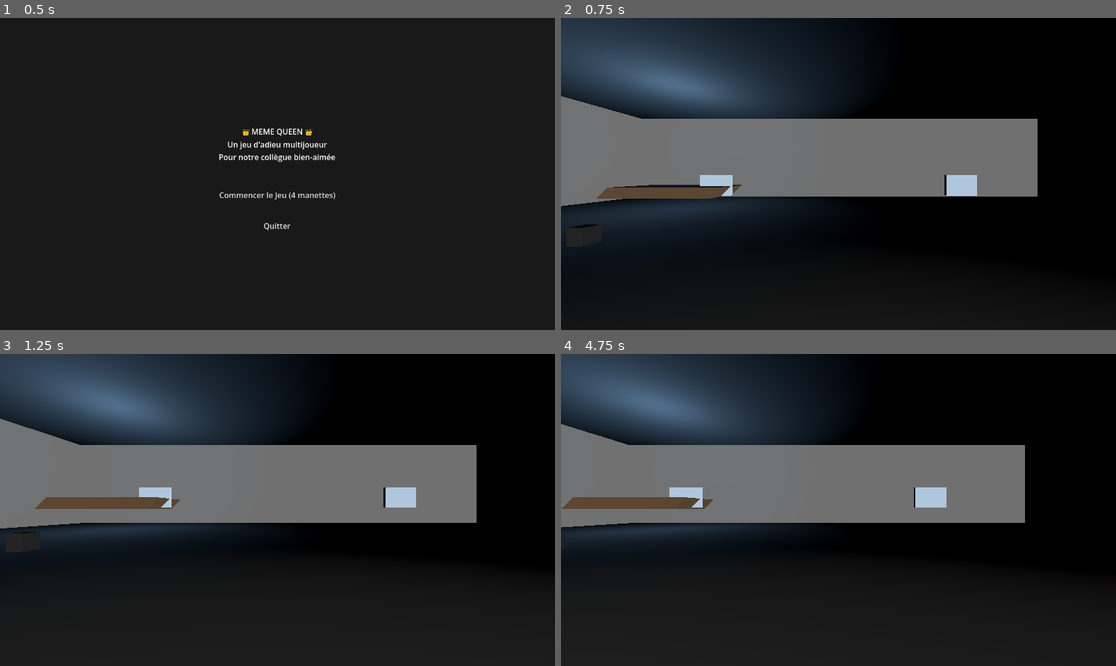
Above: before the commit, frames 1-4 (two rows, left to right).
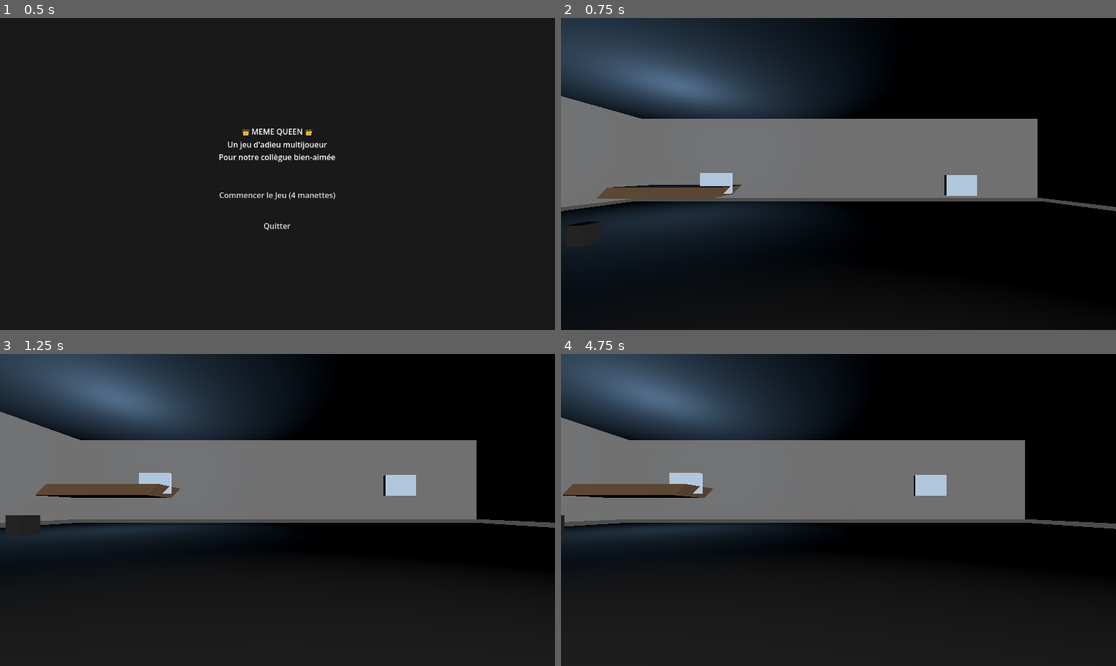
Above: after the commit, the same moments.

Repository: ArKZbeb/jeuApoorva
Game: Godot game, scene res://scenes/menu.tscn
Same seed, same stepped clock (60 frames per second), same inputs: the game is played once before the commit and once after it.
Inputs (mouse positions are in pixels of both pictures, inside the frame that each line leads up to):
- Up to frame 1 (0.5 s): no input
- Up to frame 2 (0.75 s): click "Commencer le Jeu (4 manettes)" at 0.5 s
- Up to frame 3 (1.25 s): no input
- Up to frame 4 (4.75 s): tap Enter (ui_accept) at 1.25, 1.52, 2.27, 3.5, 3.77, 4.52 s; move the mouse to (960, 494) at 1.27 s; hold Right (ui_right) 1.28-2.03 s; tap Space at 1.35, 4.35 s; click (960, 494) at 1.42 s; move the mouse to (727, 525) at 2.02 s; hold Down (ui_down) 2.03-2.78 s; tap E at 2.1 s; move the mouse to (894, 441) at 2.77 s; hold Right (ui_right) 2.78-3.53 s; hold Q 2.78-3.53 s; move the mouse to (810, 572) at 3.52 s; hold Up (ui_up) 3.53-4.28 s; tap Z at 3.6 s; click (810, 572) at 3.67 s; move the mouse to (1005, 556) at 4.27 s; hold Left (ui_left) from 4.28 s (still down)

Frame 1 is identical in both runs. In frame 2, 1.7% of the frame differs, in the area x 0-100%, y 49-68%; in frame 3, 5.3%, in the area x 0-100%, y 18-58%; in frame 4, 5.2%.

Commit message:
Fix ground collision - remove misaligned Y offsets causing physics failures
- Removed Y offset from Ground mesh and collision in bureau and salle_aventures
- Ground collision now properly aligned with visual representation
- Should resolve player floating and objects not colliding with ground
- Physics raycasts will now correctly detect ground surface

Diff:
--- a/godot_jeu/scenes/bureau.tscn
+++ b/godot_jeu/scenes/bureau.tscn
@@ -198,7 +198,7 @@
 [node name="ModernDecor" type="Node3D" parent="." unique_id=1234567890]
 
 [node name="Chair1" type="StaticBody3D" parent="ModernDecor"]
-transform = Transform3D(0.6, 0, 0, 0, 0.8, 0, 0, 0, 0.6, -10, 0.4, -8)
+transform = Transform3D(0.6, 0, 0, 0, 0.8, 0, 0, 0, 0.6, -10, 0.5, -8)
 
 [node name="Mesh" type="MeshInstance3D" parent="ModernDecor/Chair1"]
 mesh = SubResource("BoxMesh_1")
@@ -208,7 +208,7 @@
 shape = SubResource("BoxShape3D_1")
 
 [node name="Monitor1" type="StaticBody3D" parent="ModernDecor"]
-transform = Transform3D(1.5, 0, 0, 0, 1, 0, 0, 0, 0.2, -6, 2.3, -10)
+transform = Transform3D(1.5, 0, 0, 0, 1, 0, 0, 0, 0.2, -6, 2.4, -10)
 
 [node name="Mesh" type="MeshInstance3D" parent="ModernDecor/Monitor1"]
 mesh = SubResource("BoxMesh_1")
@@ -311,12 +311,12 @@
 transform = Transform3D(50, 0, 0, 0, 1, 0, 0, 0, 50, 0, -1, 0)
 
 [node name="Mesh" type="MeshInstance3D" parent="Ground" unique_id=592835332]
-transform = Transform3D(1, 0, 0, 0, 1, 0, 0, 0, 1, 0, 0.6115551, 0)
+transform = Transform3D(1, 0, 0, 0, 1, 0, 0, 0, 1, 0, 0, 0)
 material_override = SubResource("Material_Gray")
 mesh = SubResource("BoxMesh_1")
 
 [node name="CollisionShape3D" type="CollisionShape3D" parent="Ground" unique_id=1852610092]
-transform = Transform3D(1, 0, 0, 0, 1, 0, 0, 0, 1, 0, 0.5937791, 0)
+transform = Transform3D(1, 0, 0, 0, 1, 0, 0, 0, 1, 0, 0, 0)
 shape = SubResource("BoxShape3D_1")
 
 [node name="Player" type="CharacterBody3D" parent="." unique_id=383791703]
--- a/godot_jeu/scenes/salle_aventures.tscn
+++ b/godot_jeu/scenes/salle_aventures.tscn
@@ -581,22 +581,22 @@
 transform = Transform3D(50, 0, 0, 0, 1, 0, 0, 0, 50, 0, -1, 0)
 
 [node name="Mesh" type="MeshInstance3D" parent="Ground" unique_id=1247962136]
-transform = Transform3D(1, 0, 0, 0, 1, 0, 0, 0, 1, 0, 0.6115551, 0)
+transform = Transform3D(1, 0, 0, 0, 1, 0, 0, 0, 1, 0, 0, 0)
 material_override = SubResource("StandardMaterial3D_7feju")
 mesh = SubResource("BoxMesh_hcvuo")
 
 [node name="CollisionShape3D" type="CollisionShape3D" parent="Ground" unique_id=427568068]
-transform = Transform3D(1, 0, 0, 0, 1, 0, 0, 0, 1, 0, 0.5937791, 0)
+transform = Transform3D(1, 0, 0, 0, 1, 0, 0, 0, 1, 0, 0, 0)
 shape = SubResource("BoxShape3D_712tb")
 
 [node name="Ground" type="StaticBody3D" parent="Ground" unique_id=1898515417]
 transform = Transform3D(50, 0, 0, 0, 1, 0, 0, 0, 50, 0, 7.9132404, 0)
 
 [node name="Mesh" type="MeshInstance3D" parent="Ground/Ground" unique_id=1609982199]
-transform = Transform3D(1, 0, 0, 0, 1, 0, 0, 0, 1, 0, 0.6115551, 0)
+transform = Transform3D(1, 0, 0, 0, 1, 0, 0, 0, 1, 0, 0, 0)
 material_override = SubResource("StandardMaterial3D_7feju")
 mesh = SubResource("BoxMesh_hcvuo")
 
 [node name="CollisionShape3D" type="CollisionShape3D" parent="Ground/Ground" unique_id=1523969646]
-transform = Transform3D(1, 0, 0, 0, 1, 0, 0, 0, 1, 0, 0.5937791, 0)
+transform = Transform3D(1, 0, 0, 0, 1, 0, 0, 0, 1, 0, 0, 0)
 shape = SubResource("BoxShape3D_712tb")
